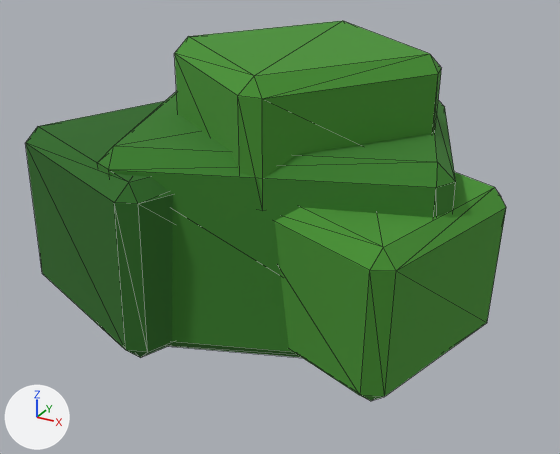
What one commit did to the glTF model assets/models/bush.glb.
The view is the same before and after, from a 50 mm camera at (3.84, -7.23, 4.47) aimed at (0.01, -0.26, 0.99). Lighting does not change. The marker at lower left points along +X, +Y and +Z. The older version comes first. Mesh edges are drawn as thin lines. Vertices at exactly the same position are counted once.

The scene before the commit, as lines of its bpy script (objects in view):
```python
me_grass__2c6a22 = bpy.data.meshes.new('Grass__2C6A22')
me_grass__2c6a22.from_pydata(...)  # 24 vertices, 44 faces; spans x -2.68..0.25, y -2.15..0.75, z 0.02..2.08
me_grass__2c6a22.materials.append(mat_grass__2c6a22)  # dark green #2c6a22
me_grass__387e28 = bpy.data.meshes.new('Grass__387E28')
me_grass__387e28.from_pydata(...)  # 24 vertices, 44 faces; spans x -2.05..2.05, y -1.93..1.93, z 0.0..2.2
me_grass__387e28.materials.append(mat_grass__387e28)  # green #387e28
me_grass__469230 = bpy.data.meshes.new('Grass__469230')
me_grass__469230.from_pydata(...)  # 72 vertices, 132 faces; spans x -1.7..2.4, y -1.74..2.63, z -0.01..3.06
me_grass__469230.materials.append(mat_grass__469230)  # green #469230
ob_grass__2c6a22 = bpy.data.objects.new('Grass__2C6A22', me_grass__2c6a22)
ob_grass__2c6a22.location = (0.0, 0.0, 0.0)
ob_grass__387e28 = bpy.data.objects.new('Grass__387E28', me_grass__387e28)
ob_grass__387e28.location = (0.0, 0.0, 0.0)
ob_grass__469230 = bpy.data.objects.new('Grass__469230', me_grass__469230)
ob_grass__469230.location = (0.0, 0.0, 0.0)
```
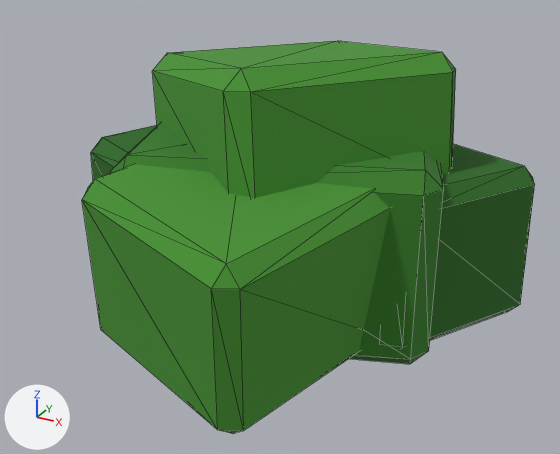
Where the change shows, as pixel boxes [x1, y1, x2, y2] in the pictures (560 x 454 px; the box of a moved part takes in the faces that stretch with it):
'Grass__469230', reshaped (13% wider): before [174, 21, 506, 401]; after [82, 41, 456, 433]
'Grass__387E28', reshaped (7% narrower, 10% shorter): before [98, 91, 456, 358]; after [110, 123, 444, 364]
'Grass__2C6A22', reshaped: before [25, 101, 173, 358]; after [91, 125, 535, 347]
part 1 of me_grass__387e28, moved or reshaped (not visible afterwards): before [98, 91, 456, 358]
part 3 of me_grass__2c6a22, reshaped (dark green): before [25, 101, 173, 358]

The change in detail:
me_grass__387e28 is used by ob_grass__387e28; location (0.0, 0.0, 0.0).
me_grass__387e28 had 24 vertices, 44 faces and spanned x -2.05..2.05, y -1.93..1.93, z 0.0..2.2.
me_grass__387e28 now has 24 vertices, 44 faces and spans x -1.94..1.94, y -1.85..1.85, z 0.0..2.1.
me_grass__387e28 part 1: 24 of 24 vertices moved; they spanned x -2.05..2.05, y -1.93..1.93, z 0.0..2.2 and now span x -1.94..1.94, y -1.85..1.85, z 0.0..2.1; mean shift (0.0, 0.0, -0.05).
me_grass__469230 is used by ob_grass__469230; location (0.0, 0.0, 0.0).
me_grass__469230 had 72 vertices, 132 faces and spanned x -1.7..2.4, y -1.74..2.63, z -0.01..3.06.
me_grass__469230 now has 72 vertices, 132 faces and spans x -1.72..1.79, y -2.8..2.7, z -0.07..3.02.
me_grass__469230 part 2: 48 of 72 vertices moved; they spanned x -1.17..2.4, y -1.74..1.3, z -0.01..3.06 and now span x -1.49..1.79, y -2.8..1.55, z -0.07..3.02; mean shift (-0.51, -0.45, -0.02); largest move (0.14, -1.1, 1.81) -> (-0.92, -2.12, 1.99).
Other edits to the shape of me_grass__469230 do not show in these pictures.
me_grass__2c6a22 is used by ob_grass__2c6a22; location (0.0, 0.0, 0.0).
me_grass__2c6a22 had 24 vertices, 44 faces and spanned x -2.68..0.25, y -2.15..0.75, z 0.02..2.08.
me_grass__2c6a22 now has 48 vertices, 88 faces and spans x -2.51..2.55, y -1.2..1.63, z 0.03..1.84.
me_grass__2c6a22 part 3: the whole mesh is rebuilt.
